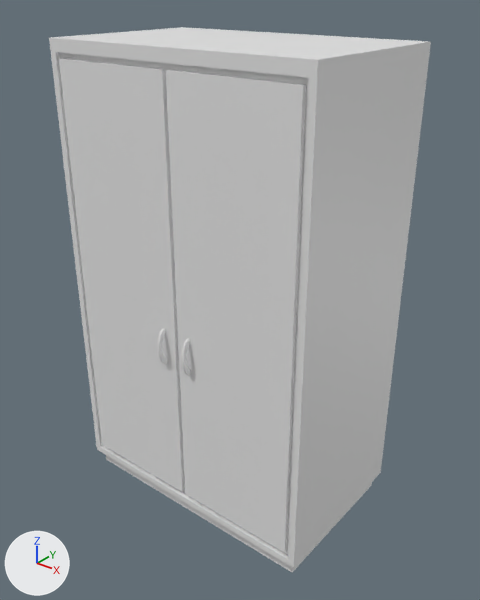
An edit to the FBX model Assets/_Visual/Environment/_Interiors/Props/Armario_L_Reto.fbx, drawn before and after from the same camera.
Both versions are drawn from a 50 mm camera at (2.2, -2.68, 2.95) aimed at (0.05, 0.0, 1.29). The lights are fixed; the arrows at lower left show +X, +Y and +Z. Where no turn or scale is listed for an object, it has been applied to the vertices.

The first picture shows 'Armario_Reto'.
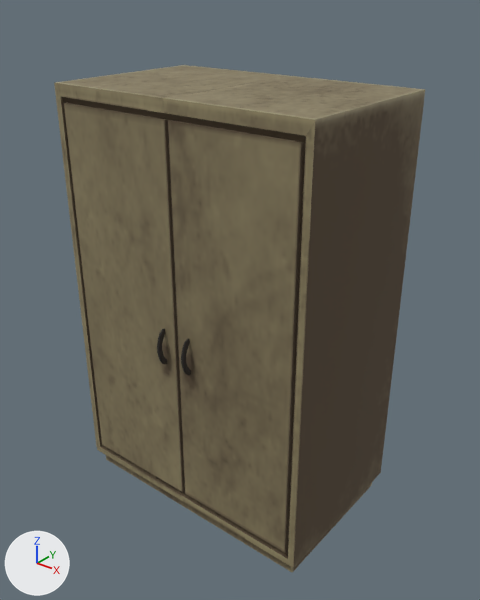
The newer file is also rescaled (x1.007) as a whole; pictures and numbers use the older file's frame.

What differs and where, as boxes (x1, y1, x2, y2) in the pictures (480 x 600 px; the box of a moved part takes in the faces that stretch with it):
'Armario_Reto', recoloured, reshaped (grey to brown, 7% shorter)
    before: (49, 27, 431, 572)
    after: (54, 65, 425, 572)
part 1 of me_cube_018, moved or reshaped
    before: (49, 27, 431, 568)
    after: (54, 65, 425, 568)

What the commit changed:
Picture 'Armario_L_Export_Metallic.png' (img_armario_l_export_metallic_png) is new.
Picture 'Armario_L_Export_BaseColor.png' (img_armario_l_export_basecolor_png) is new.
Picture 'Armario_L_Export_Normal.png' (img_armario_l_export_normal_png) is new.
Picture 'Armario_L_Export_Roughness.png' (img_armario_l_export_roughness_png) is new.
Material 'Armario_L' (mat_armario_l) is new.
Uses the picture img_armario_l_export_basecolor_png.
Uses the picture img_armario_l_export_metallic_png.
Uses the picture img_armario_l_export_normal_png.
Uses the picture img_armario_l_export_roughness_png.
me_cube_018 has 256 vertices, 238 faces and spans x -0.8..0.8, y -0.53..0.51, z 0.0..2.68.
me_cube_018 is used by ob_armario_reto; location (0.0, 0.0, 0.0).
me_cube_018 no longer uses material mat_export (white #e7e7e7).
me_cube_018 part 1: all 24 vertices in x -0.8..0.8, y -0.48..0.51, z 2.58..2.68 are moved by (0.0, 0.0, -0.22).
me_cube_018 now uses material mat_armario_l.
